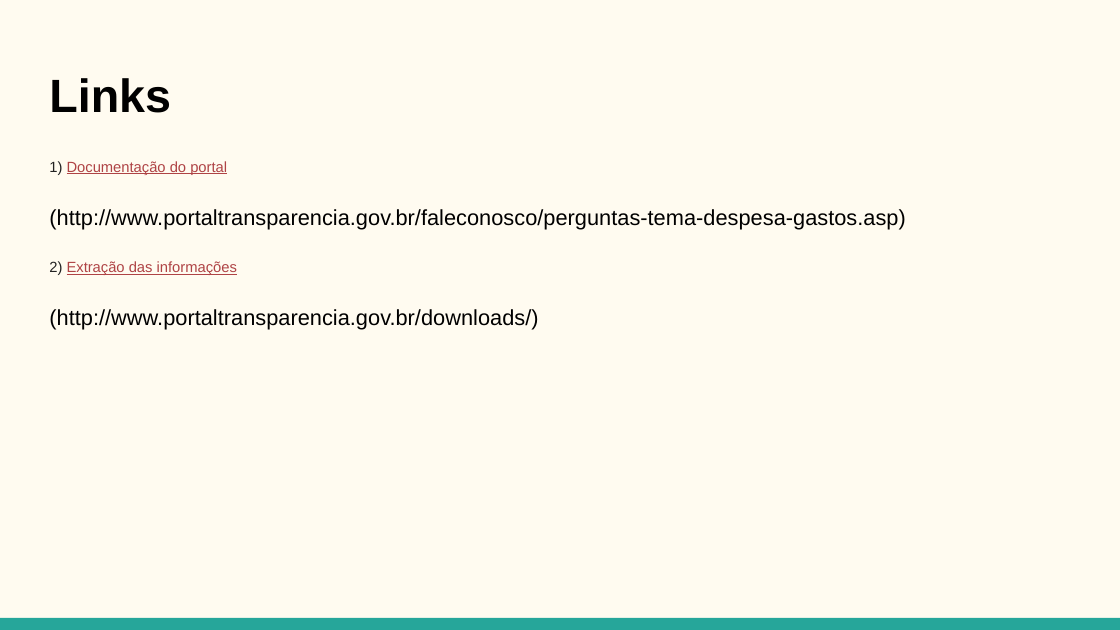
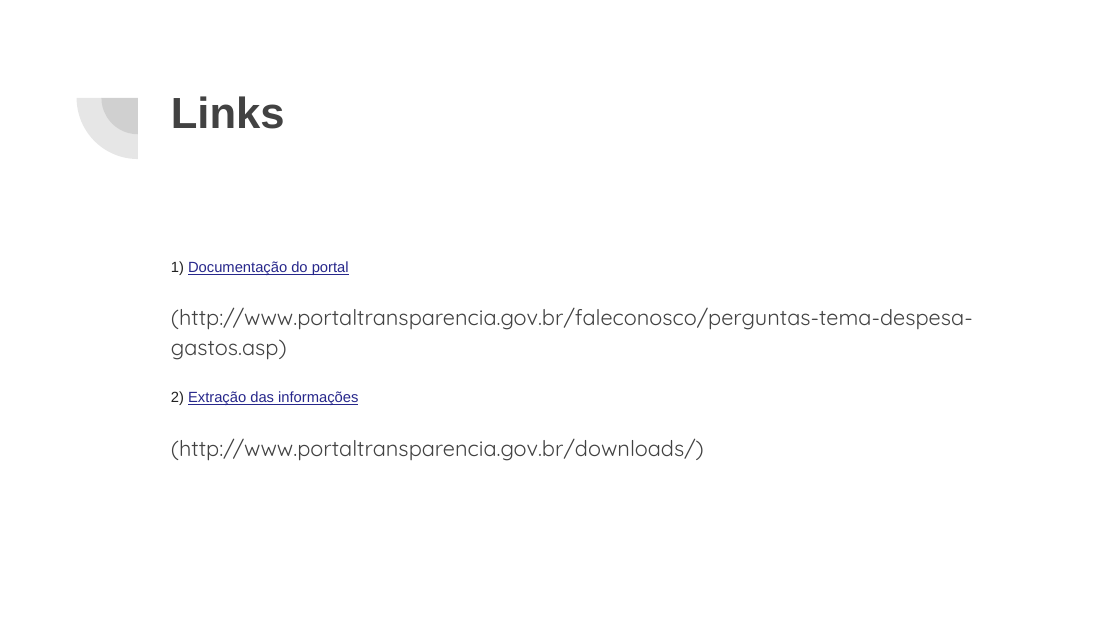
Before and after one commit to jpalvesoliveira/bigdataapp, a slide deck: slide 10 of src/ppt/Trabalho Big Data.pptx (slide 3 before the commit). Drawn at 1120x630 pixels with LibreOffice and Linux fonts; fonts in the diff are those of the drawing. Boxes give left, top, right and bottom in pixels: in the first picture for what was removed or moved away, otherwise in the second. Text is boxed around its words. In the diff, an @@ line names an element or a change of style, - is before the commit and + after.

Commit message:
Add files via upload
update pptx

```diff
--- a/src/ppt/Trabalho Big Data.pptx
+++ b/src/ppt/Trabalho Big Data.pptx
@@ background #FFFBF0 to #FFFFFF @@
@@ pie slice (boxed as its full ellipse) added at <box>76,37,198,159</box>, fill #424242 at 13% opacity @@
@@ pie slice (boxed as its full ellipse) added at <box>102,62,175,134</box>, fill #424242 at 13% opacity @@
@@ title "Links": place and size @@
-title "Links" at <box>49,78,171,113</box>
+title "Links" at <box>171,96,285,129</box>
@@ title "Links" at <box>171,96,285,129</box>: size 30 to 28 pt, text colour #000000 to #424242 @@
@@ text "1) Documentação do portal": place and size @@
-text "1) Documentação do portal" at <box>49,161,905,330</box>
+text "1) Documentação do portal" at <box>171,261,973,461</box>
@@ text "1) Documentação do portal" at <box>171,261,973,461</box>: text colour #AF4345 to #27278B in "Documentação do portal", "Extração das informações"; font Arial to Quicksand, text colour #000000 to #424242 in "(http://www.portaltransparencia.gov.br/faleconosco/perguntas ...", "(http://www.portaltransparencia.gov.br/downloads/)" @@
@@ rectangle removed at <box>0,618,1120,630</box> @@
```
Also in this commit, not shown: 2 other slides changed, 7 slides added.
